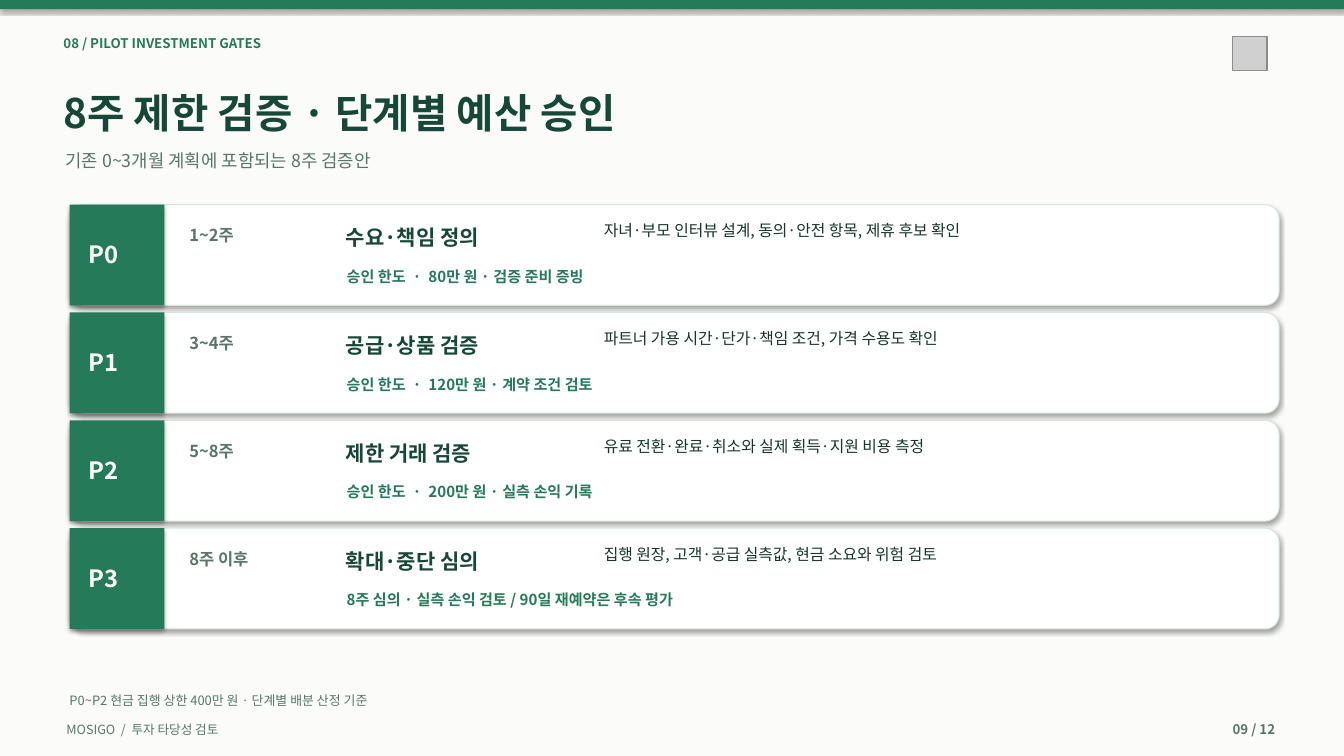
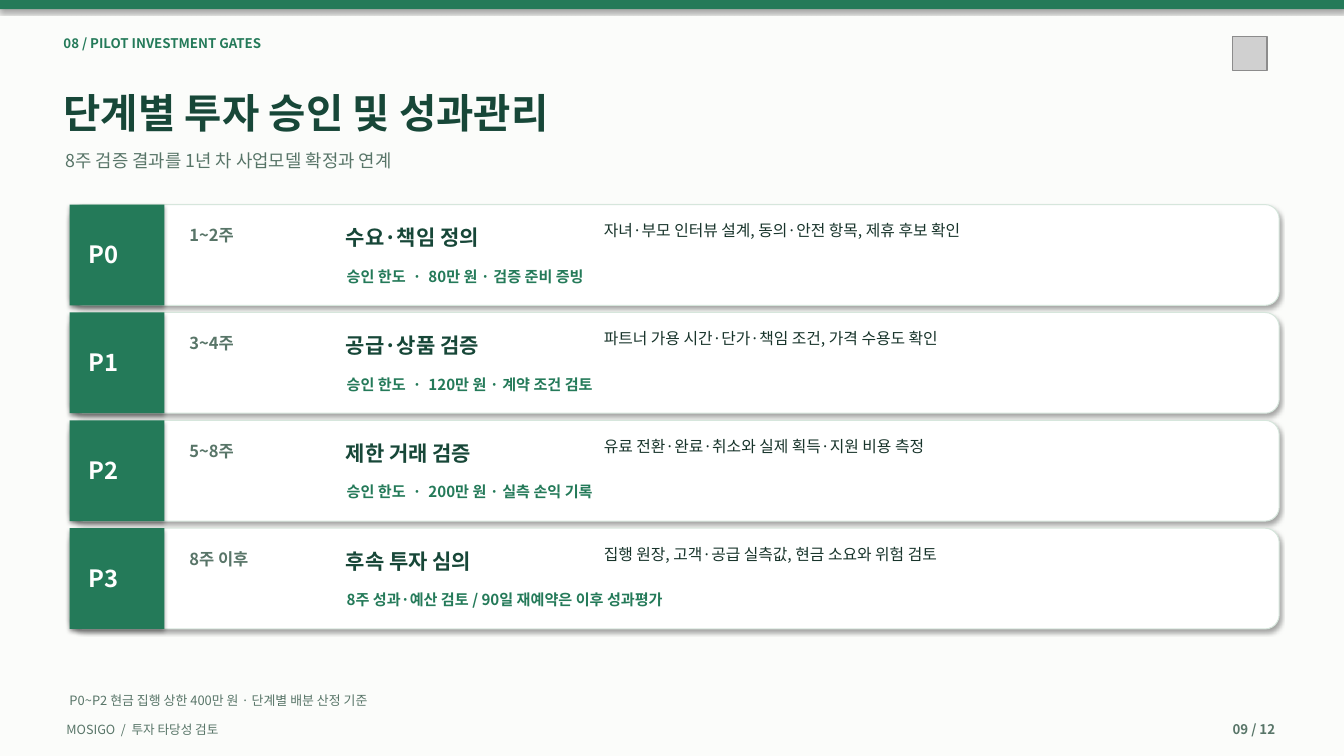
Before and after one commit to dohyunkimmm/mosigo-case-study, a slide deck: slide 9 of downloads/MOSIGO_IR_Investment_Review_12slides.pptx. Drawn at 1344x756 pixels with LibreOffice and Linux fonts; fonts in the diff are those of the drawing; grey boxes stand for pictures. Boxes give left, top, right and bottom in pixels: in the first picture for what was removed or moved away, otherwise in the second. Text is boxed around its words. In the diff, an @@ line names an element or a change of style, - is before the commit and + after.

```diff
--- a/downloads/MOSIGO_IR_Investment_Review_12slides.pptx
+++ b/downloads/MOSIGO_IR_Investment_Review_12slides.pptx
@@ text at (63, 94, 548, 132): text changed @@
-8주 제한 검증 · 단계별 예산 승인
+단계별 투자 승인 및 성과관리
@@ text at (65, 152, 392, 169): text changed @@
-기존 0~3개월 계획에 포함되는 8주 검증안
+8주 검증 결과를 1년 차 사업모델 확정과 연계
@@ text at (346, 551, 471, 571): text changed @@
-확대·중단 심의
+후속 투자 심의
@@ text at (347, 592, 663, 607): text changed @@
-8주 심의 · 실측 손익 검토 / 90일 재예약은 후속 평가
+8주 성과·예산 검토 / 90일 재예약은 이후 성과평가
```
Also in this commit, not shown: 11 other slides changed, 25 other files.
